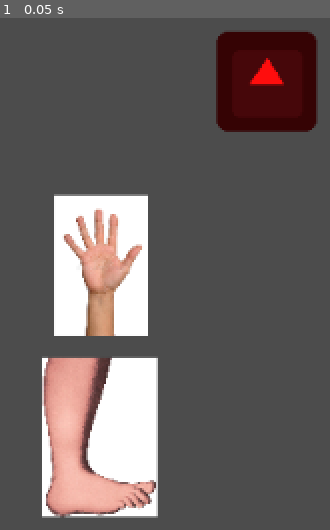
Above: before the commit, frame 1.
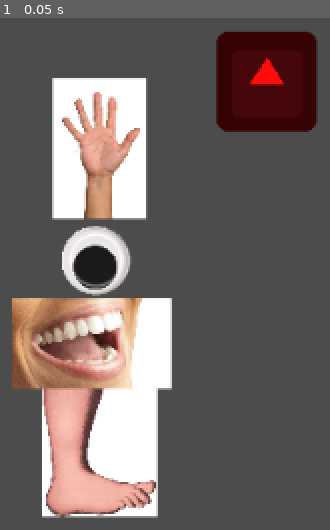
Above: after the commit, the same moment.

Repository: grunkgrunk/Earie
Game: Godot game, scene res://game.tscn
Two runs of this game, one before a commit and one after it. Both use one fixed random seed, a clock stepped at 60 frames per second and the inputs below. The engine's default icon, where the game draws it, is replaced by a stand-in: a white triangle on a blue panel in a dark square.
Inputs:
- Up to frame 1 (0.05 s): no input

The runs differ from the first frame. In frame 1, 19% of the frame differs, in the area x 3-53%, y 11-73%.

Commit message:
Added eyes and mouth

Diff:
--- a/body.gd
+++ b/body.gd
@@ -5,11 +5,16 @@
 onready var foot = $foot
 onready var body = $body
 onready var grab = $body/hand/grab
+onready var mouth = $body/mouth
+onready var eye = $body/eye
 
 var holding = null
 var hover = null
 var foot_offset
 var hand_offset
+var eye_offset
+var singing = false
+var last_note = 1
 # Called when the node enters the scene tree for the first time.
 
 func _ready():
@@ -17,6 +22,7 @@
 	# $touch.connect("area_exited", self, "_on_touch_exit")
 	foot_offset =- foot.global_position +body.global_position
 	hand_offset =- hand.global_position +body.global_position
+	eye_offset =- eye.global_position +body.global_position
 
 
 func reparent(child: Node, new_parent: Node):
@@ -33,11 +39,18 @@
 			if o.is_in_group("dragonball"): # draggable-ish
 				print(o)
 				holding = o
+			elif o.is_in_group("mouth"):
+				singing = true
+				mouth.get_node("vocal").play()
+				last_note = 1
 		# holding = hover
 
 	if Input.is_action_just_released("left_click"):
+		if singing:
+			singing = false
 		if holding == foot:
 			body.global_position = holding.global_position + foot_offset
+
 		if holding == hand:
 			if grab.get_child_count() == 0:
 				var overlaps = hand.get_overlapping_areas()
@@ -51,16 +64,32 @@
 				reparent(obj, get_parent())
 				obj.global_position = grab.global_position
 
-			hand.global_position = body.global_position + hand_offset
+			hand.position = Vector2() - hand_offset
+
+		if holding == eye:
+			eye.position = Vector2()
+			# $body/Camera2D.global_position = Vector2()
 
 
 		holding = null
 
-	$touch.global_position = get_viewport().get_mouse_position() + $body/Camera2D.global_position - get_viewport_rect().size/2
+	$touch.global_position = get_viewport().get_mouse_position() + $body.global_position - get_viewport_rect().size/2
+
 
 	if holding != null:
 		holding.global_position = $touch.global_position
 
+	if holding == eye:
+		eye.global_position = $touch.global_position
+
+
+	if singing:
+		var note =  1 + round((get_viewport().get_mouse_position() - get_viewport_rect().size/2).y/(get_viewport_rect().size.y/2)*12)/12
+		mouth.get_node("vocal").pitch_scale = note
+		if not last_note == note:
+			mouth.get_node("vocal").play()
+			last_note = note
+		print(note)
 
 
 # func _on_touch_enter(obj):
--- a/body.tscn
+++ b/body.tscn
@@ -1,14 +1,23 @@
-[gd_scene load_steps=7 format=2]
+[gd_scene load_steps=12 format=2]
 
 [ext_resource path="res://hand.jpg" type="Texture" id=1]
 [ext_resource path="res://body.gd" type="Script" id=2]
 [ext_resource path="res://mypalfootfoot.jpg" type="Texture" id=3]
+[ext_resource path="res://healthy-mouth-healthy-you_0.png" type="Texture" id=4]
+[ext_resource path="res://mwaaaaaah.wav" type="AudioStream" id=5]
+[ext_resource path="res://googly.png" type="Texture" id=6]
 
 [sub_resource type="RectangleShape2D" id=1]
 extents = Vector2( 31, 29.5 )
 
 [sub_resource type="RectangleShape2D" id=2]
 extents = Vector2( 30, 30.5 )
+
+[sub_resource type="RectangleShape2D" id=4]
+extents = Vector2( 52.5, 30 )
+
+[sub_resource type="CircleShape2D" id=5]
+radius = 25.02
 
 [sub_resource type="CircleShape2D" id=3]
 
@@ -29,12 +38,8 @@
 
 [node name="body" type="Node2D" parent="."]
 
-[node name="Camera2D" type="Camera2D" parent="body"]
-current = true
-smoothing_enabled = true
-
 [node name="hand" type="Area2D" parent="body" groups=["dragonball"]]
-position = Vector2( 2, 1 )
+position = Vector2( 1, -74 )
 
 [node name="CollisionShape2D" type="CollisionShape2D" parent="body/hand"]
 position = Vector2( 0, -1.5 )
@@ -50,6 +55,35 @@
 [node name="grab" type="Position2D" parent="body/hand"]
 position = Vector2( 1, 2 )
 
+[node name="mouth" type="Area2D" parent="body" groups=["mouth"]]
+position = Vector2( -1, 42 )
+
+[node name="CollisionShape2D" type="CollisionShape2D" parent="body/mouth"]
+position = Vector2( -2.5, 9 )
+shape = SubResource( 4 )
+
+[node name="Healthy-mouth-healthy-you0" type="Sprite" parent="body/mouth"]
+position = Vector2( -3, 9 )
+scale = Vector2( 0.160167, 0.160167 )
+texture = ExtResource( 4 )
+
+[node name="vocal" type="AudioStreamPlayer" parent="body/mouth"]
+stream = ExtResource( 5 )
+
+[node name="eye" type="Area2D" parent="body" groups=["dragonball"]]
+
+[node name="CollisionShape2D" type="CollisionShape2D" parent="body/eye"]
+shape = SubResource( 5 )
+
+[node name="Googly" type="Sprite" parent="body/eye"]
+position = Vector2( -1, -2 )
+scale = Vector2( 0.05, 0.05 )
+texture = ExtResource( 6 )
+
+[node name="Camera2D" type="Camera2D" parent="body/eye"]
+current = true
+smoothing_enabled = true
+
 [node name="touch" type="Area2D" parent="."]
 
 [node name="CollisionShape2D" type="CollisionShape2D" parent="touch"]
Binary file added: googly.png
Not shown, added: googly.png.import
Binary file added: healthy-mouth-healthy-you_0.png
Not shown, added: healthy-mouth-healthy-you_0.png.import
Not shown, added: mwaaaaaah.wav.import
Not shown, added: mouth.jfif
Not shown, added: mwaaaaaah.wav
